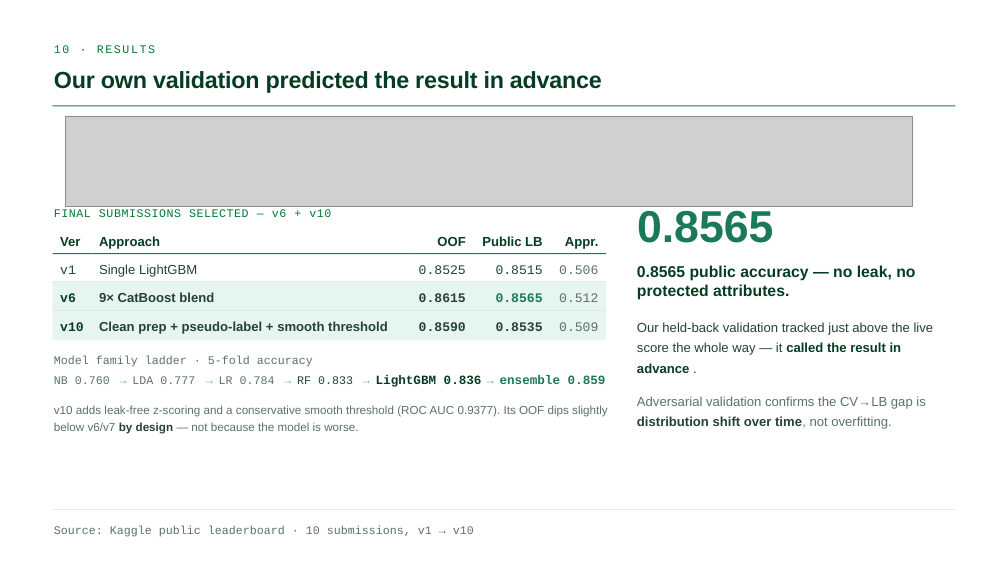
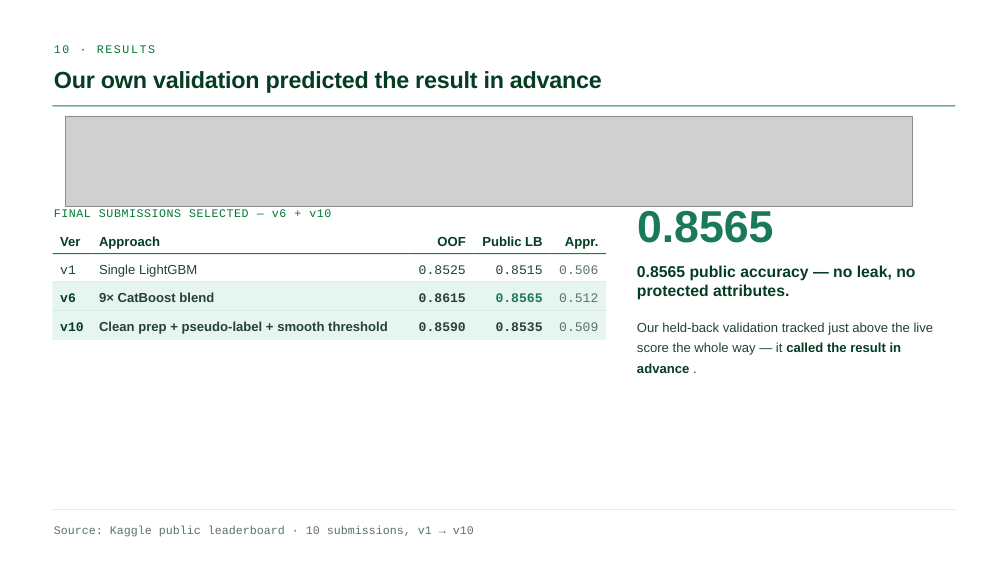
Before and after one commit to GianlucaBave/final-data-finance, a slide deck: slide 10 of presentation/Consulting_Finance_ML_Slides.pptx. Drawn at 1008x567 pixels with LibreOffice and Linux fonts; fonts in the diff are those of the drawing; grey boxes stand for pictures. Boxes give left, top, right and bottom in pixels: in the first picture for what was removed or moved away, otherwise in the second. Text is boxed around its words. In the diff, an @@ line names an element or a change of style, - is before the commit and + after.

```diff
--- a/presentation/Consulting_Finance_ML_Slides.pptx
+++ b/presentation/Consulting_Finance_ML_Slides.pptx
@@ text removed at (54, 356, 313, 367) @@
-Model family ladder · 5-fold accuracy
@@ text removed at (54, 376, 110, 384) @@
-NB 0.760
@@ text removed at (118, 372, 130, 388) @@
-→
@@ text removed at (132, 376, 195, 384) @@
-LDA 0.777
@@ text removed at (204, 372, 216, 388) @@
-→
@@ text removed at (219, 376, 275, 384) @@
-LR 0.784
@@ text removed at (283, 372, 294, 388) @@
-→
@@ text removed at (297, 376, 353, 384) @@
-RF 0.833
@@ text removed at (361, 372, 373, 388) @@
-→
@@ text removed at (376, 375, 482, 387) @@
-LightGBM 0.836
@@ text removed at (485, 372, 497, 388) @@
-→
@@ text removed at (500, 375, 606, 384) @@
-ensemble 0.859
@@ text removed at (54, 405, 608, 434) @@
-v10 adds leak-free z-scoring and a conservative smooth threshold (ROC AUC 0.9377). Its OOF dips slightly below v6/v7 by design — not because the model is worse.
@@ text removed at (637, 396, 925, 429) @@
-Adversarial validation confirms the CV→LB gap is distribution shift over time, not overfitting.
```
Also in this commit, not shown: 2 other slides changed, 1 slide removed.
